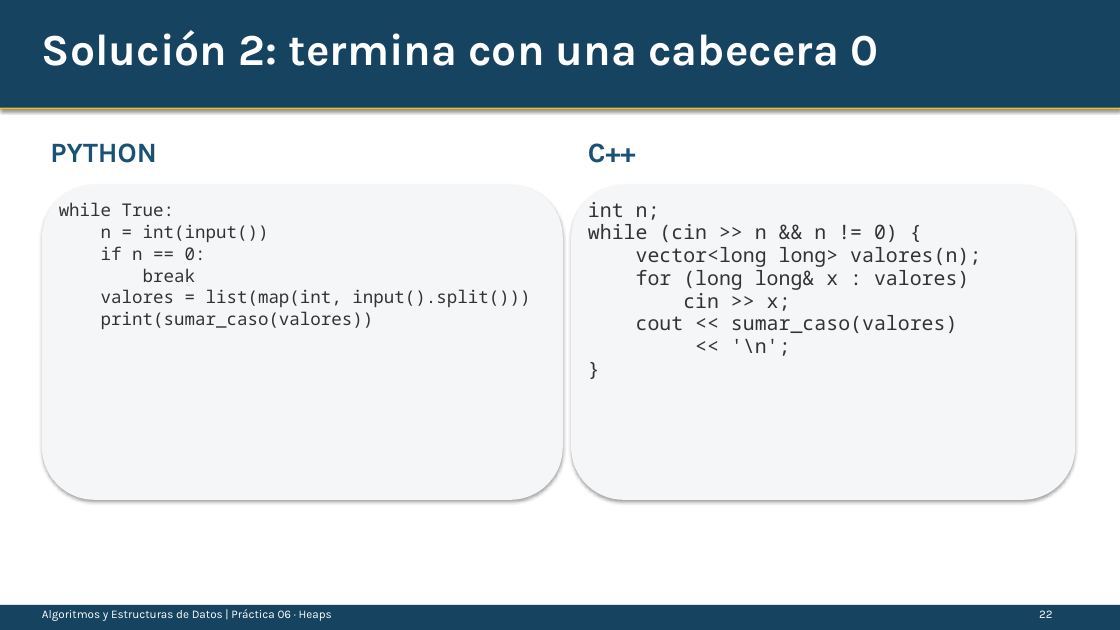
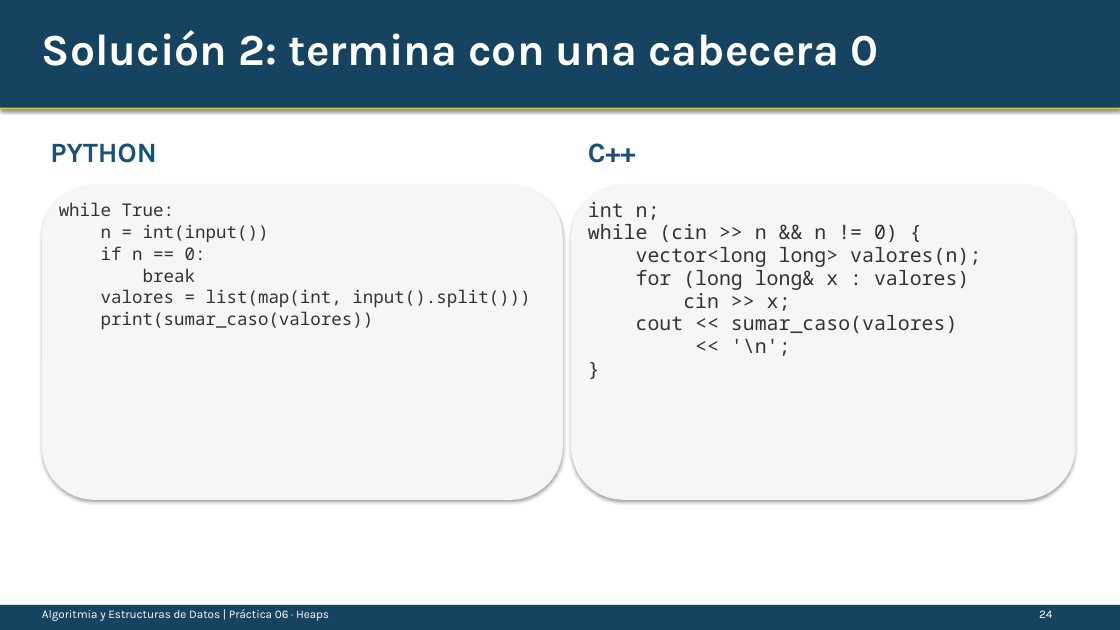
Before and after one commit to 2026-AED1/06Practica-Heaps, a slide deck: slide 24 of diapositivas/Practica06_Heaps.pptx. Drawn at 1120x630 pixels with LibreOffice and Linux fonts; fonts in the diff are those of the drawing. Boxes give left, top, right and bottom in pixels: in the first picture for what was removed or moved away, otherwise in the second. Text is boxed around its words. In the diff, an @@ line names an element or a change of style, - is before the commit and + after.

```diff
--- a/diapositivas/Practica06_Heaps.pptx
+++ b/diapositivas/Practica06_Heaps.pptx
@@ text at box(42, 609, 329, 621): text changed @@
-Algoritmos y Estructuras de Datos | Práctica 06 · Heaps
+Algoritmia y Estructuras de Datos | Práctica 06 · Heaps
@@ text at box(1039, 610, 1052, 618): text changed @@
-22
+24
```
Also in this commit, not shown: 26 other slides changed.
